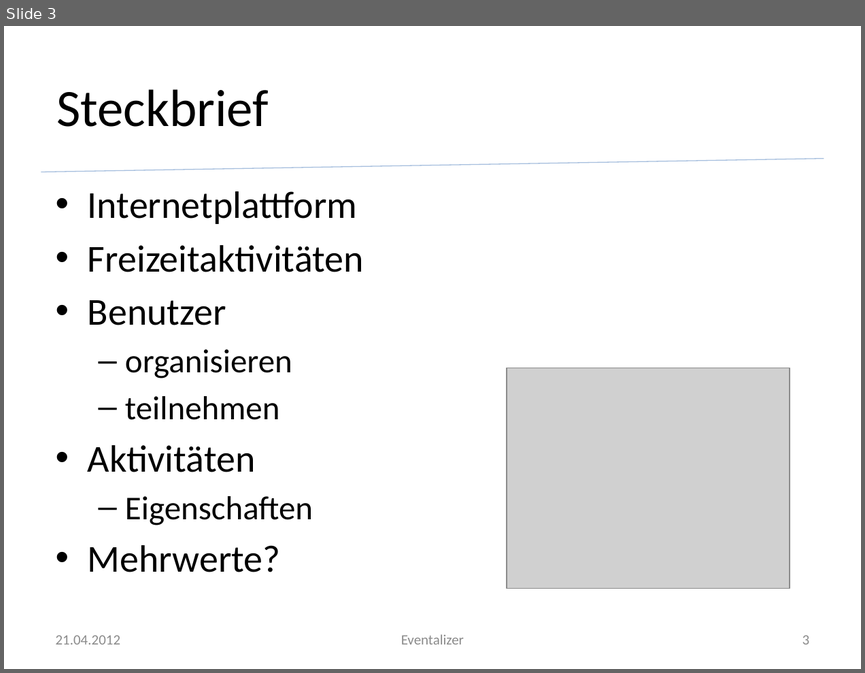
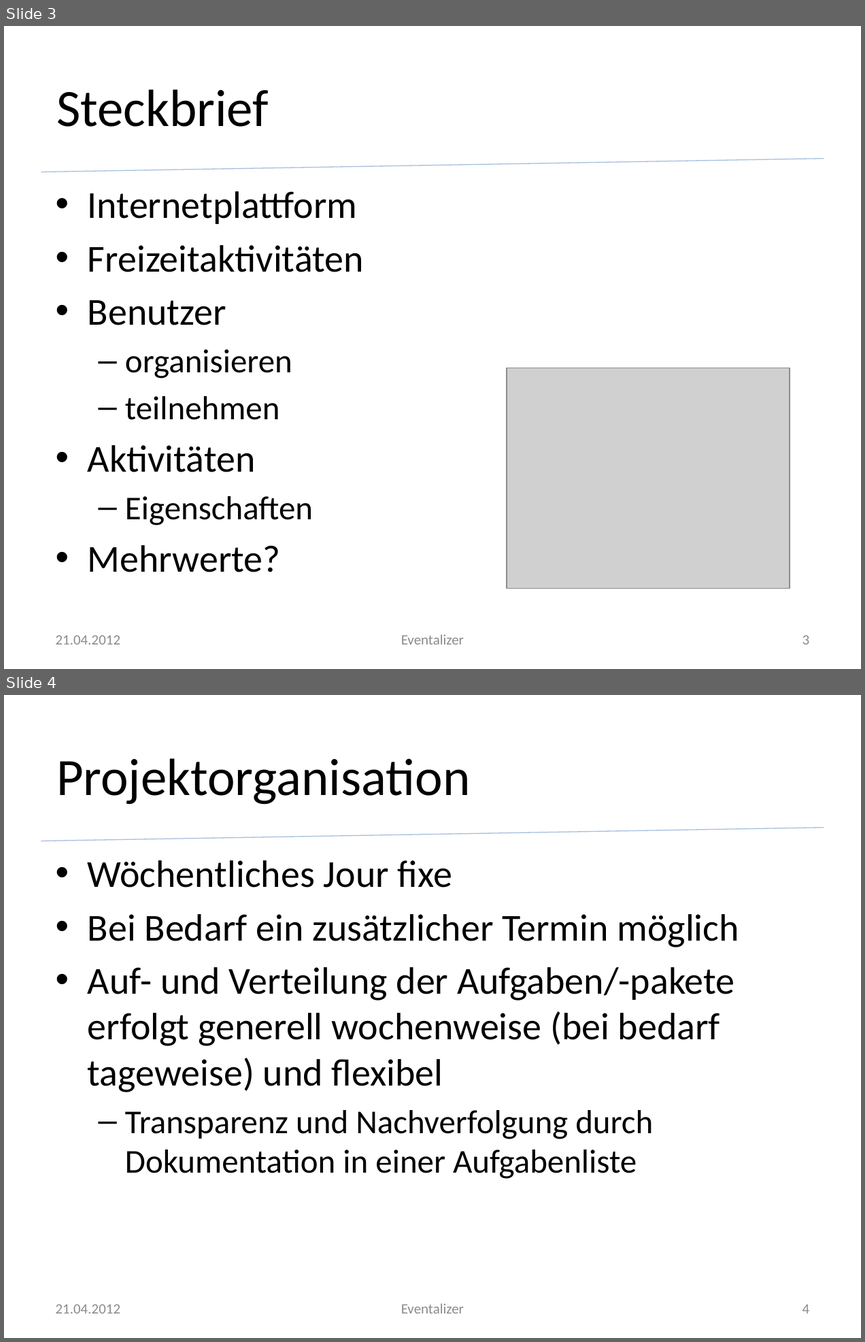
Before and after one commit to silkslostsoul/Eventalizer, a slide deck: Dokumente/Zwischenstand zum 2012 04 21.pptx. Shown one above the other, each under a label of ours: slide 3 before the commit, slides 3 and 4 after it. The pictures are 865x673 and 865x1342 pixels, drawn with LibreOffice and Linux fonts; fonts in the diff are those of the drawing; grey boxes stand for pictures; background and template pictures are left out. Boxes give left, top, right and bottom in pixels: in the first picture for what was removed or moved away, otherwise in the second. Text is boxed around its words. In the diff, an @@ line names an element or a change of style, - is before the commit and + after.

Commit message:
Aufgaben, Projektplan und Zwischen-Präsi aktualisiert.

```diff
--- a/Dokumente/Zwischenstand zum 2012 04 21.pptx
+++ b/Dokumente/Zwischenstand zum 2012 04 21.pptx
@@ slide 4 added at box(4, 695, 861, 1338), background #FFFFFF; not listed: 1 template element that a slide beside it also shows @@
@@ title added at box(56, 758, 470, 804), 44 pt, text #000000 @@
+Projektorganisation
@@ text added at box(88, 860, 739, 1178), 32 pt, text #000000 @@
+• Wöchentliches Jour fixe
+• Bei Bedarf ein zusätzlicher Termin möglich
+• Auf- und Verteilung der Aufgaben/-pakete erfolgt generell wochenweise (bei bedarf tageweise) und flexibel
+  – Transparenz und Nachverfolgung durch Dokumentation in einer Aufgabenliste
@@ text added at box(56, 1304, 121, 1313), 12 pt, text #8C8C8C @@
+21.04.2012
@@ text added at box(401, 1303, 464, 1313), 12 pt, text #8C8C8C @@
+Eventalizer
@@ page number added at box(802, 1304, 810, 1313), 12 pt, text #8C8C8C @@
+4
```
Also in this commit, not shown: 4 slides changed, 7 other slides added, 2 other files.
